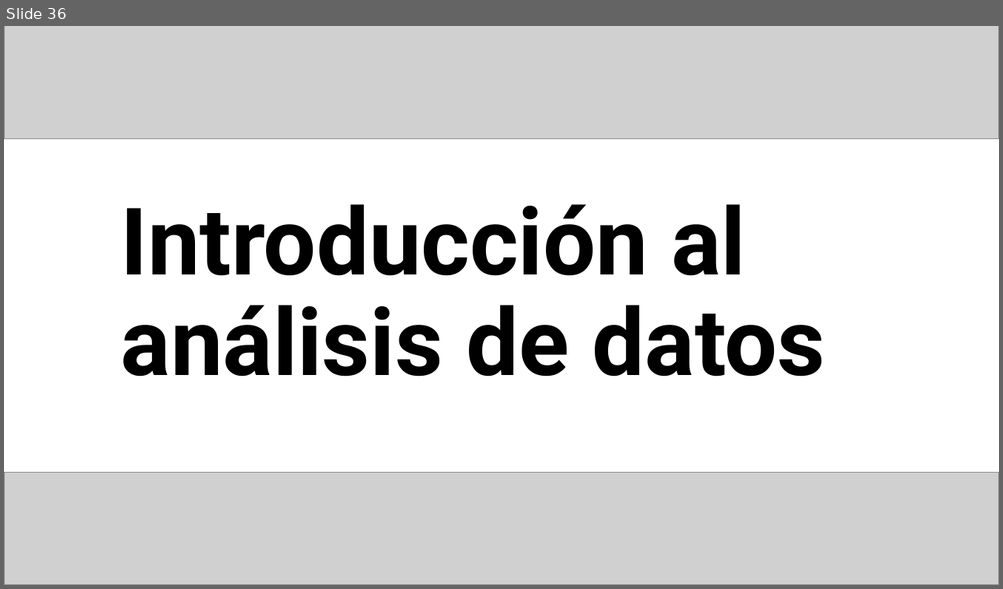
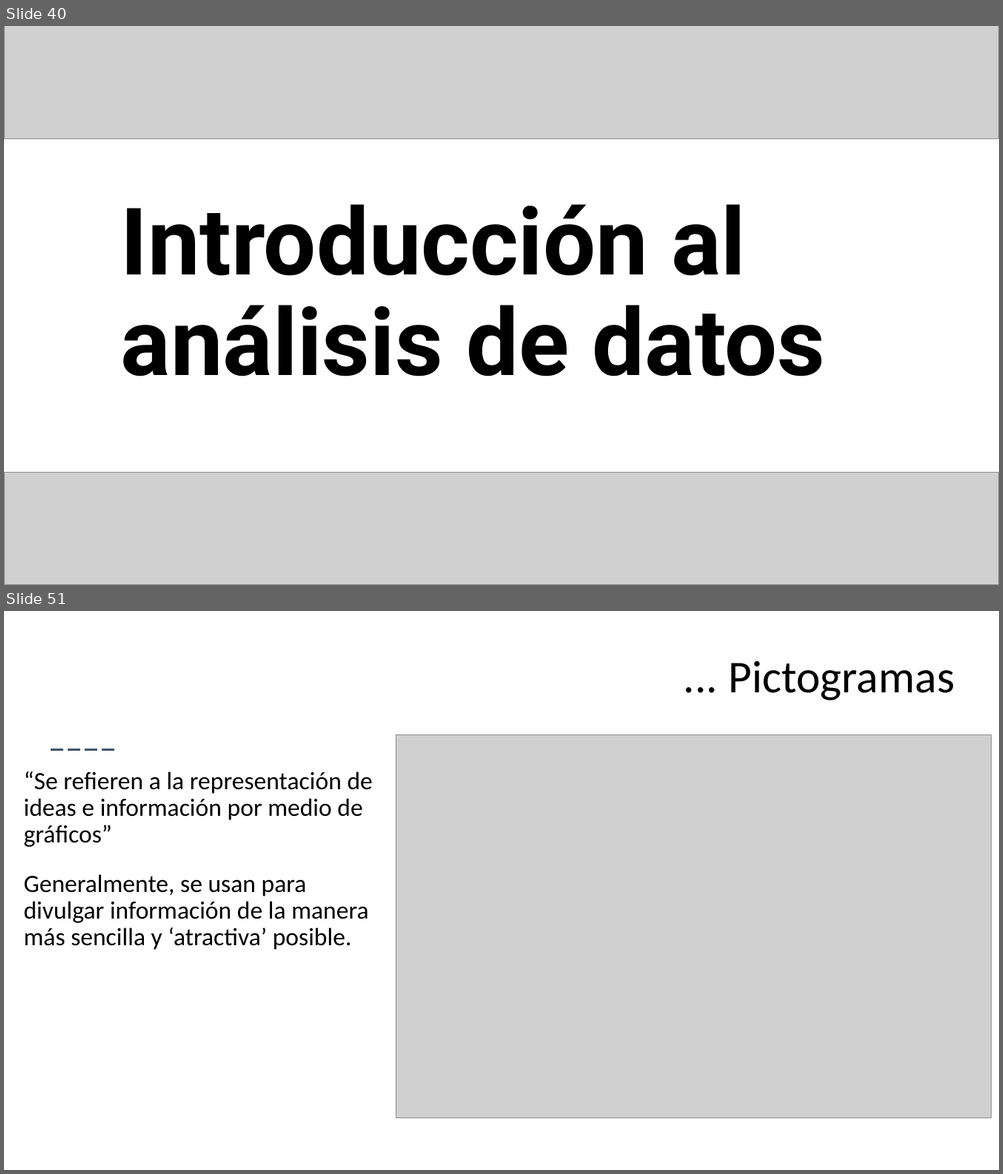
Before and after one commit to Adrifelcha/afchavez-019, a slide deck: JeanPiaget/Presentaciones/04_RecolecciónyAnálisisDatos.pptx. Shown one above the other, each under a label of ours: slide 36 before the commit, slides 40 and 51 after it; the slides between them are not shown. The pictures are 1003x589 and 1003x1174 pixels, drawn with LibreOffice and Linux fonts; fonts in the diff are those of the drawing; grey boxes stand for pictures. Boxes give left, top, right and bottom in pixels: in the first picture for what was removed or moved away, otherwise in the second. Text is boxed around its words. In the diff, an @@ line names an element or a change of style, - is before the commit and + after.

```diff
--- a/JeanPiaget/Presentaciones/04_RecolecciónyAnálisisDatos.pptx
+++ b/JeanPiaget/Presentaciones/04_RecolecciónyAnálisisDatos.pptx
@@ slide 51 added at box(4, 611, 999, 1170), background #FFFFFF @@
@@ title added at box(728, 661, 954, 701), 44 pt, text #000000 @@
+... Pictogramas
@@ picture added at box(395, 735, 990, 1119) @@
@@ line added from (51, 750) to (117, 750), #44546A 1.5 pt dashed @@
@@ text added at box(24, 772, 373, 950), 24 pt, text #000000 @@
+“Se refieren a la representación de ideas e información por medio de gráficos”
+Generalmente, se usan para divulgar información de la manera más sencilla y ‘atractiva’ posible.
@@ what was slide 36 is now slide 40 @@
```
Also in this commit, not shown: 40 other slides added, 2 slides removed, 2 other files.
